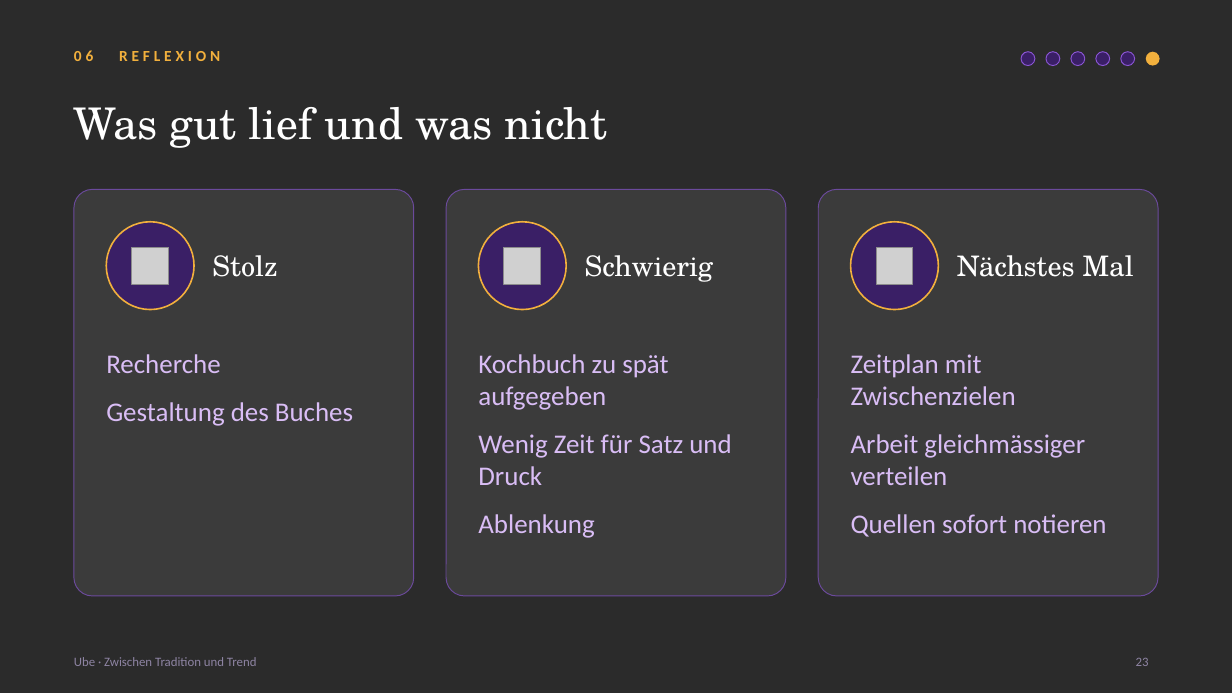
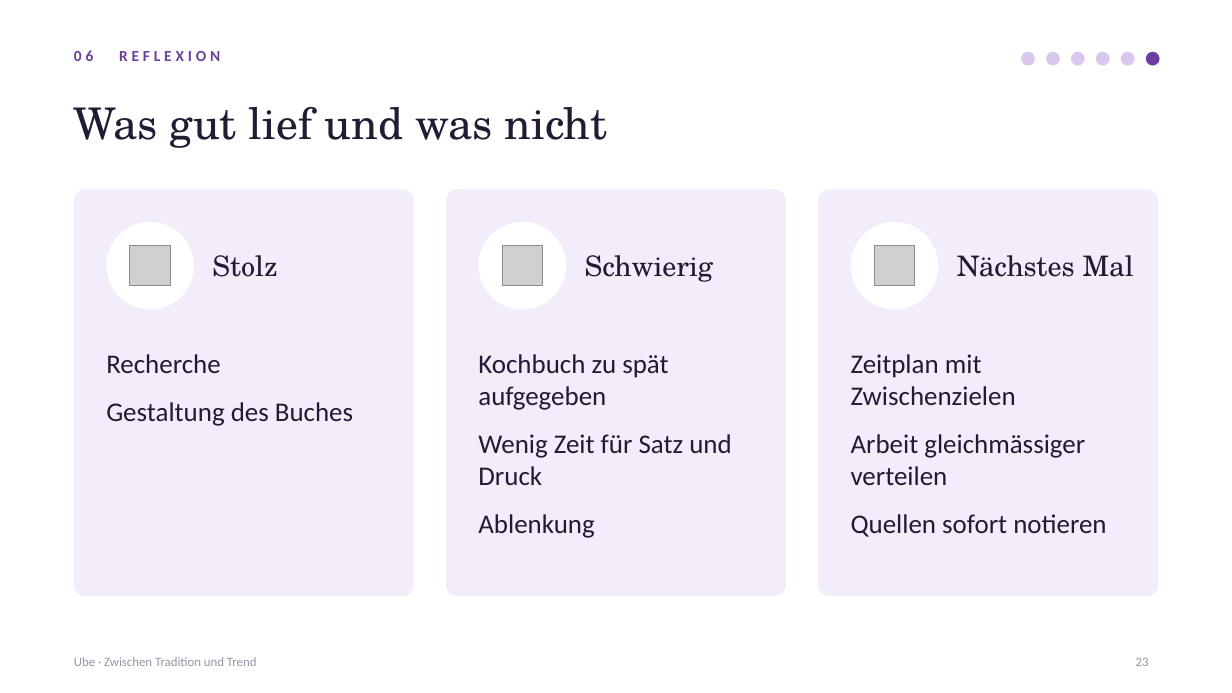
Before and after one commit to aezripeglow-collab/Ube-Sachbuch-Maturaarbeit, a slide deck: slide 23 of Ube Sachbuch Maturaarbeit/08 Präsentation/Ube_Maturapraesentation.pptx. Drawn at 1232x693 pixels with LibreOffice and Linux fonts; fonts in the diff are those of the drawing; grey boxes stand for pictures; background and template pictures are left out; a plain dark background stands for a picture behind light text. Boxes give left, top, right and bottom in pixels: in the first picture for what was removed or moved away, otherwise in the second. Text is boxed around its words. In the diff, an @@ line names an element or a change of style, - is before the commit and + after.

```diff
--- a/Ube Sachbuch Maturaarbeit/08 Präsentation/Ube_Maturapraesentation.pptx
+++ b/Ube Sachbuch Maturaarbeit/08 Präsentation/Ube_Maturapraesentation.pptx
@@ background picture (left out) to #FFFFFF @@
@@ text "06 REFLEXION" at <box>74,50,220,61</box>: text colour #F2B03D to #6A3FA0 @@
@@ fill #3A1F66 to #D9C7EE; outline #8A55D4 0.75 pt to none in 5 elements at <box>1021,52,1035,66</box>, <box>1046,52,1060,66</box>, <box>1071,52,1085,66</box>, <box>1096,52,1110,66</box>, <box>1121,52,1135,66</box> @@
@@ ellipse at <box>1146,52,1160,66</box>: fill #F2B03D to #6A3FA0 @@
@@ fill #FFFFFF at 8% opacity to #F3ECFA; outline #6B4A9C 0.75 pt to none; proportions changed in 3 elements at <box>74,189,414,596</box>, <box>446,189,787,596</box>, <box>819,189,1159,596</box> @@
@@ fill #3A1F66 to #FFFFFF; outline #F2B03D 1.25 pt to none in 3 elements at <box>106,222,194,310</box>, <box>479,222,567,310</box>, <box>851,222,939,310</box> @@
@@ text colour #FFFFFF to #241A33 in 4 elements at <box>74,107,608,148</box>, <box>212,255,277,277</box>, <box>585,255,713,282</box>, <box>957,255,1134,277</box> @@
@@ text colour #D9BDF5 to #241A33 in 3 elements at <box>106,354,353,426</box>, <box>478,354,731,538</box>, <box>851,354,1106,537</box> @@
@@ text "Ube · Zwischen Tradition und ..." at <box>74,657,257,666</box>: text colour #8E84A3 to #9A93A8 @@
@@ page number at <box>1136,658,1149,666</box>: text colour #8E84A3 to #9A93A8 @@
```
Also in this commit, not shown: 24 other slides changed, 3 other files.
